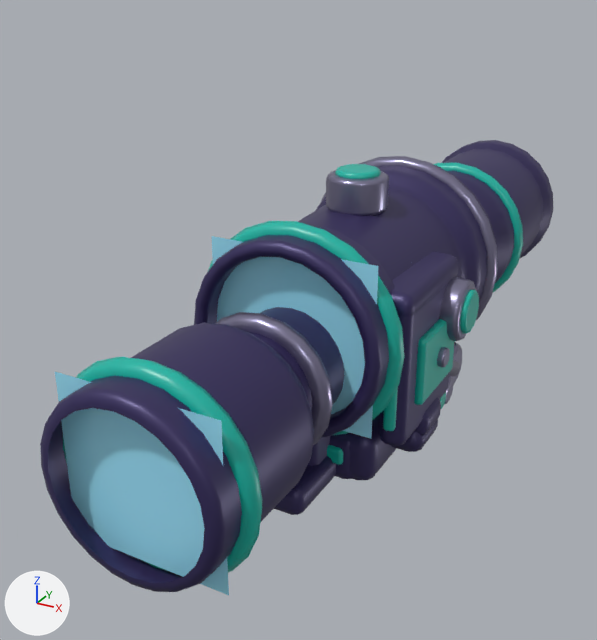
Before and after pictures for a commit that changed the glTF model art/models/sights.glb.
One viewpoint serves both versions: a camera (50 mm lens) standing at (0.129, -0.28, 0.182) and looking at (-0.025, 0.002, 0.041). Every picture has the same lights, and +X, +Y and +Z are marked at lower left. The picture after the commit comes second. Where no turn or scale is listed for an object, it has been applied to the vertices.

Objects in the first picture: 'Holo_Body', 'Prism_Body', 'Prism_Lens', 'Reflex_Body', 'Scope_Body', 'Scope_Lens'.
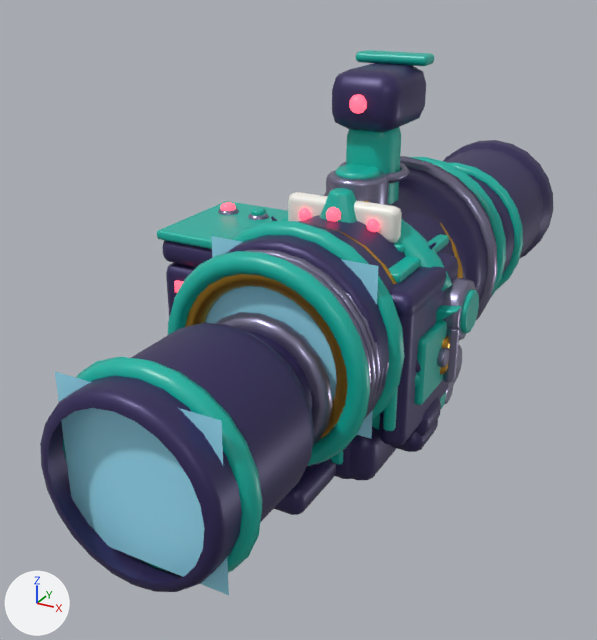
Patch to the scene script:
```diff
--- a/art/models/sights.glb.py
+++ b/art/models/sights.glb.py
@@ me_brass_lens @@
+me_brass_lens.from_pydata([(-0.026, 0.0, -0.026), (0.026, 0.0, -0.026), (0.026, 0.0, 0.026), (-0.026, 0.0, 0.026)], [], [(0, 1, 2), (0, 2, 3)])
+me_brass_lens.materials.append(mat_sightlens)  # cyan #9fe8ff
@@ ob_ranger_body @@
+ob_ranger_body = bpy.data.objects.new('Ranger_Body', me_ranger_body)  # 1092 vertices, 2102 faces; spans x -0.0735..0.033, y -0.034..0.046, z 0.0..0.086; in mat_sightbody (dark blue #3a3162), mat_sightaccent (cyan #12b5a4), mat_sightglassfront (dark blue #14365c), mat_sightglow (red #ff4a5e, glowing red #ff4a5e), mat_sightsteel (greyish blue #8a86a3)
+ob_ranger_body.location = (0.0, 0.0, 0.0)
@@ ob_porthole_body @@
+ob_porthole_body = bpy.data.objects.new('Porthole_Body', me_porthole_body)  # 1336 vertices, 2612 faces; spans x -0.046..0.0474, y -0.032..0.048, z 0.0..0.0848; in mat_sightbody (dark blue #3a3162), mat_sightbrass (orange #d4a03a), mat_sightaccent (cyan #12b5a4), mat_sightsteel (greyish blue #8a86a3)
+ob_porthole_body.location = (0.0, 0.0, 0.0)
@@ ob_periscope_body @@
+ob_periscope_body = bpy.data.objects.new('Periscope_Body', me_periscope_body)  # 1474 vertices, 2904 faces; spans x -0.0342..0.04, y -0.03..0.041, z 0.0..0.148; in mat_sightbody (dark blue #3a3162), mat_sightaccent (cyan #12b5a4), mat_sightglassfront (dark blue #14365c), mat_sightglow (red #ff4a5e, glowing red #ff4a5e), mat_sightsteel (greyish blue #8a86a3)
+ob_periscope_body.location = (0.0, 0.0, 0.0)
@@ ob_hex_body @@
+ob_hex_body = bpy.data.objects.new('Hex_Body', me_hex_body)  # 1120 vertices, 2172 faces; spans x -0.0421..0.0421, y -0.037..0.053, z 0.0..0.085; in mat_sightbody (dark blue #3a3162), mat_sightglow (red #ff4a5e, glowing red #ff4a5e), mat_sightaccent (cyan #12b5a4), mat_sightsteel (greyish blue #8a86a3)
+ob_hex_body.location = (0.0, 0.0, 0.0)
@@ ob_gem_body @@
+ob_gem_body = bpy.data.objects.new('Gem_Body', me_gem_body)  # 1396 vertices, 2724 faces; spans x -0.0414..0.0414, y -0.032..0.048, z 0.0..0.104; in mat_sightbody (dark blue #3a3162), mat_sightsteel (greyish blue #8a86a3), mat_sightaccent (cyan #12b5a4), mat_sightglow (red #ff4a5e, glowing red #ff4a5e)
+ob_gem_body.location = (0.0, 0.0, 0.0)
@@ ob_gallery_body @@
+ob_gallery_body = bpy.data.objects.new('Gallery_Body', me_gallery_body)  # 1358 vertices, 2692 faces; spans x -0.0368..0.0368, y -0.032..0.048, z 0.0..0.1; in mat_sightbody (dark blue #3a3162), mat_sightwhite (white #f4f1ea), mat_sightaccent (cyan #12b5a4), mat_sightglow (red #ff4a5e, glowing red #ff4a5e), mat_sightsteel (greyish blue #8a86a3)
+ob_gallery_body.location = (0.0, 0.0, 0.0)
@@ ob_eye_body @@
+ob_eye_body = bpy.data.objects.new('Eye_Body', me_eye_body)  # 1468 vertices, 2876 faces; spans x -0.0421..0.0421, y -0.03..0.0335, z 0.0..0.101; in mat_sightbody (dark blue #3a3162), mat_sightwhite (white #f4f1ea), mat_sightglow (red #ff4a5e, glowing red #ff4a5e), mat_sightaccent (cyan #12b5a4), mat_sightvein (red #e8263a), mat_sightsteel (greyish blue #8a86a3)
+ob_eye_body.location = (0.0, 0.0, 0.0)
@@ ob_burst_body @@
+ob_burst_body = bpy.data.objects.new('Burst_Body', me_burst_body)  # 1080 vertices, 2112 faces; spans x -0.0474..0.0474, y -0.032..0.048, z -0.0014..0.0934; in mat_sightbody (dark blue #3a3162), mat_sightaccent (cyan #12b5a4), mat_sightglow (red #ff4a5e, glowing red #ff4a5e), mat_sightsteel (greyish blue #8a86a3)
+ob_burst_body.location = (0.0, 0.0, 0.0)
@@ ob_brass_lens @@
+ob_brass_lens = bpy.data.objects.new('Brass_Lens', me_brass_lens)
+ob_brass_lens.location = (0.0, -0.066, 0.058)
@@ ob_brass_body @@
+ob_brass_body = bpy.data.objects.new('Brass_Body', me_brass_body)  # 2052 vertices, 4058 faces; spans x -0.0415..0.0415, y -0.0725..0.0765, z 0.0..0.102; in mat_sightbody (dark blue #3a3162), mat_sightbrass (orange #d4a03a), mat_sightglassfront (dark blue #14365c), mat_sightaccent (cyan #12b5a4), mat_sightsteel (greyish blue #8a86a3)
+ob_brass_body.location = (0.0, 0.0, 0.0)
```

Where the change shows, as pixel boxes (x1, y1, x2, y2) in the pictures (597 x 640 px):
'Brass_Body', added: after (168, 157, 506, 466)
'Periscope_Body', added: after (332, 50, 434, 204)
'Ranger_Body', added: after (157, 201, 450, 449)
'Brass_Lens', added (cyan): after (205, 286, 337, 401)
'Gallery_Body', added: after (288, 192, 404, 252)
'Eye_Body', added (mostly hidden): after (271, 212, 452, 291)
'Gem_Body', added: after (319, 188, 357, 223)
'Porthole_Body', added: after (440, 328, 460, 382)
'Burst_Body', added: after (436, 305, 462, 322)
'Hex_Body', added (mostly hidden): after (372, 360, 421, 430)
'Prism_Lens', unchanged, covered by the edit: (212, 236, 379, 438) in both
